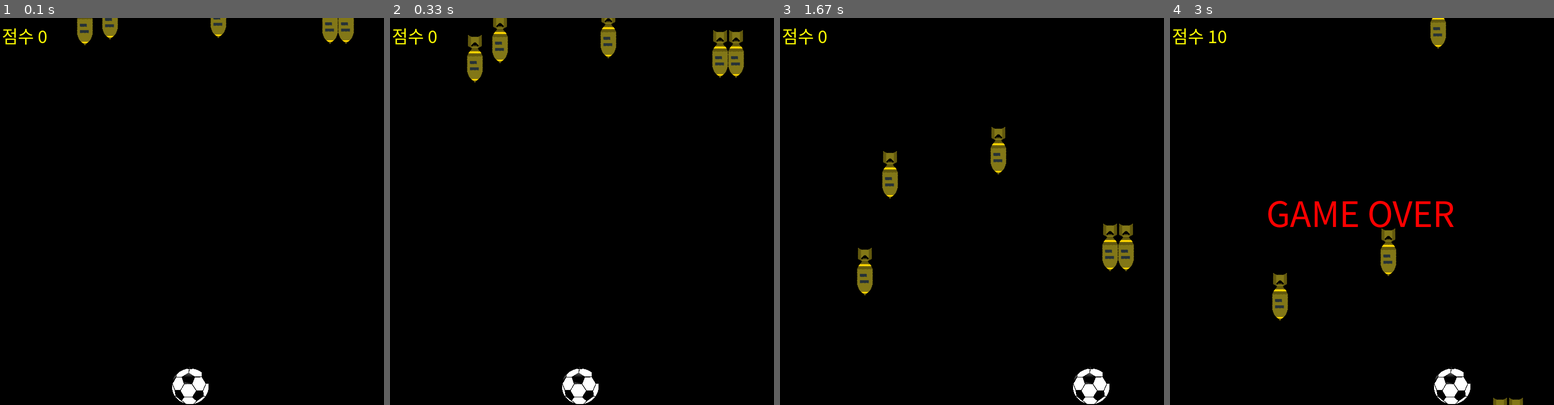
Above: before the commit, frames 1-4 (left to right).
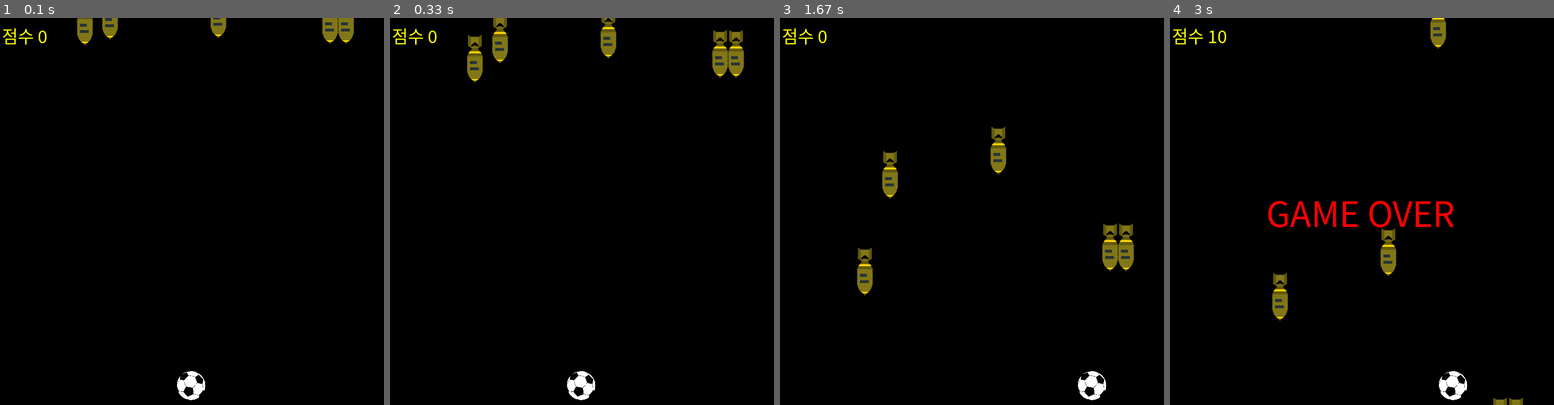
Above: after the commit, the same moments.

Repository: hello9721/Pygame_Project
Game: pygame game, started from Study/Drop the Bomb/sample_08.py
The game is run twice, just before and just after one commit, with the same random seed, the same clock (stepped at 60 frames per second) and the same inputs.
Inputs:
- Up to frame 1 (0.1 s): no input
- Up to frame 2 (0.33 s): no input
- Up to frame 3 (1.67 s): hold Right 0.33-0.8 s; hold Right 0.83-1.3 s; hold Left from 1.33 s (still down)
- Up to frame 4 (3 s): release Left at 1.87 s; hold Left 1.9-2.3 s; hold Right 2.33-2.97 s

The runs differ from the first frame. In frame 1, 0.4% of the frame differs, in the area x 44-55%, y 90-100%; in frame 2, 0.4%; in frame 3, 0.4%; in frame 4, 0.4%.

Commit message:
auto save

Diff:
--- a/Study/Basic_Form.py
+++ b/Study/Basic_Form.py
@@ -1,27 +1,24 @@
-import pygame #파이 게임 모듈 임포트
+import pygame as pg
 
-pygame.init() #파이 게임 초기화
+pg.init()
+
 SCREEN_WIDTH = 600
 SCREEN_HEIGHT = 800
-screen = pygame.display.set_mode((SCREEN_WIDTH, SCREEN_HEIGHT)) #화면 크기 설정
-clock = pygame.time.Clock()
 
-#변수
+scr = pg.display.set_mode((SCREEN_WIDTH, SCREEN_HEIGHT))
+clk = pg.time.Clock()
 
-background_image = pygame.image.load('background.png')
+bg_img = pg.image.load('background.png')
 
-while True: #게임 루프
-    screen.blit(background_image, (0, 0))
+while True:
 
-    #변수 업데이트
+    scr.blit(bg_img, (0, 0))
 
-    event = pygame.event.poll() #이벤트 처리
-    if event.type == pygame.QUIT:
-        break
+    for event in pg.event.get():
+        if event.type == pg.QUIT:
+            break
 
-    #화면 그리기
+    pg.display.update()
+    clk.tick(30)
 
-    pygame.display.update() #모든 화면 그리기 업데이트
-    clock.tick(30) #30 FPS (초당 프레임 수) 를 위한 딜레이 추가, 딜레이 시간이 아닌 목표로 하는 FPS 값
-
-pygame.quit()
+pg.quit()
--- a/Study/Drop the Bomb/sample_08.py
+++ b/Study/Drop the Bomb/sample_08.py
@@ -30,7 +30,7 @@
 
 game_over = False
 
-smp_img = pg.image.load("ball.png")
+smp_img = pg.image.load("ball2.png")
 smp_img = pg.transform.scale(smp_img, (80, 80))
 smp = smp_img.get_rect(centerx = 400, bottom = 800)
 
--- /dev/null
+++ b/Study/Save the Earth/sample_01.py
@@ -0,0 +1,93 @@
+import pygame as pg
+import random as rd
+
+pg.init()
+
+scr_width = 600
+scr_height = 900
+
+scr = pg.display.set_mode((scr_width, scr_height))
+clk = pg.time.Clock()
+
+bg_img = pg.image.load('bg.png')            # 배경 이미지 설정
+
+plane_img = pg.image.load('plane.png')      # 비행기 이미지 설정 및 객체화
+plane = plane_img.get_rect(centerx = scr_width/2, bottom = scr_height)
+
+atk_img = pg.image.load('rocket.png')       # 미사일 이미지 설정
+atk_img = pg.transform.rotate(atk_img, 45.0)
+atks = []
+
+small_meteo = pg.image.load('meteo1.png')   # 작은 운석 이미지 설정
+small_meteo = pg.transform.rotate(small_meteo, 45.0)
+
+big_meteo = pg.image.load('meteo2.png')     # 큰 운석 이미지 설정
+big_meteo = pg.transform.rotate(big_meteo, 45.0)
+
+meteo_size = [big_meteo, small_meteo]       # 리스트로
+meteos = []
+
+for i in range(5):                          # 소환할 운석들 사이즈, 속도 랜덤으로 생성
+
+    n = rd.randint(0, 1)
+    meteo = meteo_size[n].get_rect(top = -100)
+    meteo.left = rd.randint(0, scr_width - meteo_size[n].get_width())
+
+    dy = rd.randint(5, 12)
+
+    meteos.append(((meteo_size[n], meteo), dy))
+
+while True:
+
+    for event in pg.event.get():
+
+        if event.type == pg.KEYDOWN:
+
+            if event.key == pg.K_ESCAPE: pg.quit()
+            elif event.key == pg.K_SPACE:   # 스페이스 바가 눌렸을 때
+
+                atk = atk_img.get_rect(centerx = plane.centerx, top = plane.top)
+                atks.append(atk)
+
+
+    pressed = pg.key.get_pressed()          # 키 이벤트 연속 처리
+
+    if pressed[pg.K_LEFT]: plane.left -= 15
+    elif pressed[pg.K_RIGHT]: plane.right += 15
+    elif pressed[pg.K_UP]: plane.top -= 15
+    elif pressed[pg.K_DOWN]: plane.bottom += 15
+
+    for meteo, dy in meteos:                # 운석 아래로 떨어지기
+
+        meteo[1].top += dy
+
+        if meteo[1].top > scr_height:       # 운석 계속 생성
+
+            meteos.remove((meteo, dy))
+
+            n = rd.randint(0, 1)
+            meteo = meteo_size[n].get_rect(top = -100)
+            meteo.left = rd.randint(0, scr_width - meteo_size[n].get_width())
+
+            dy = rd.randint(5, 12)
+
+            meteos.append(((meteo_size[n], meteo), dy))
+
+    for atk in atks:                        # 미사일 날리기
+
+        atk.top -= 6
+        if atk.top < 0: atks.remove(atk)
+
+
+    if plane.left < 0: plane.left = 0       # 비행기 스크린 밖으로 나가지 않도록 벽처리
+    elif plane.right > 600: plane.right = 600
+    elif plane.bottom > 900: plane.bottom = 900
+    elif plane.top < 0: plane.top = 0
+
+    scr.blit(bg_img, (0, 0))
+    for meteo, dy in meteos: scr.blit(meteo[0], meteo[1])
+    for atk in atks: scr.blit(atk_img, atk)
+    scr.blit(plane_img, plane)
+
+    pg.display.update()
+    clk.tick(30)
Binary file added: Study/Drop the Bomb/ball2.png
Binary file added: Study/Save the Earth/bg.png
Binary file added: Study/Save the Earth/meteo2.png
Binary file added: Study/Save the Earth/plane.png
Binary file added: Study/Save the Earth/rocket.png
